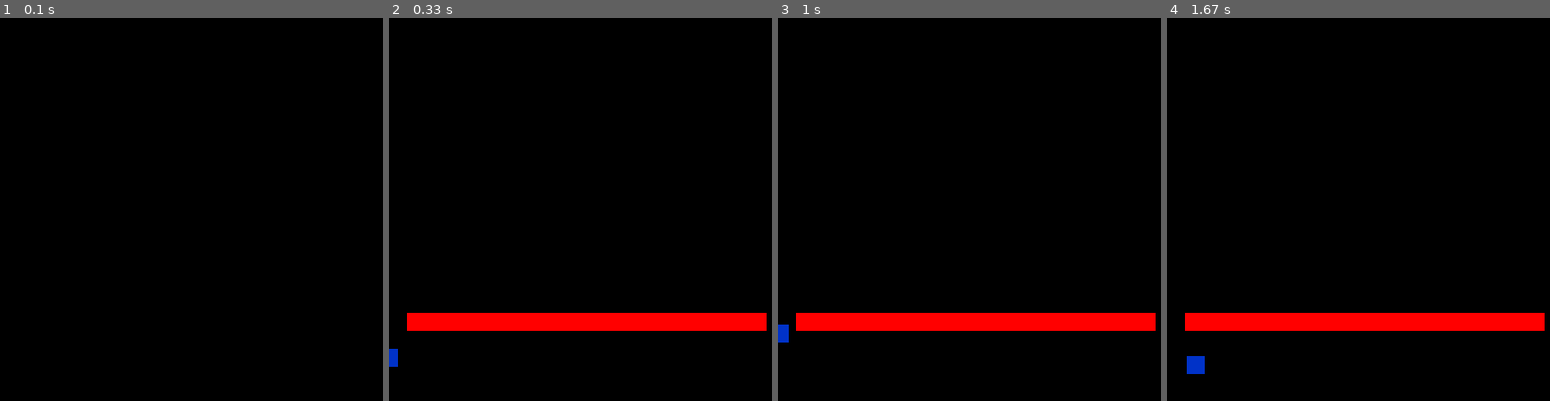
Above: before the commit, frames 1-4 (left to right).
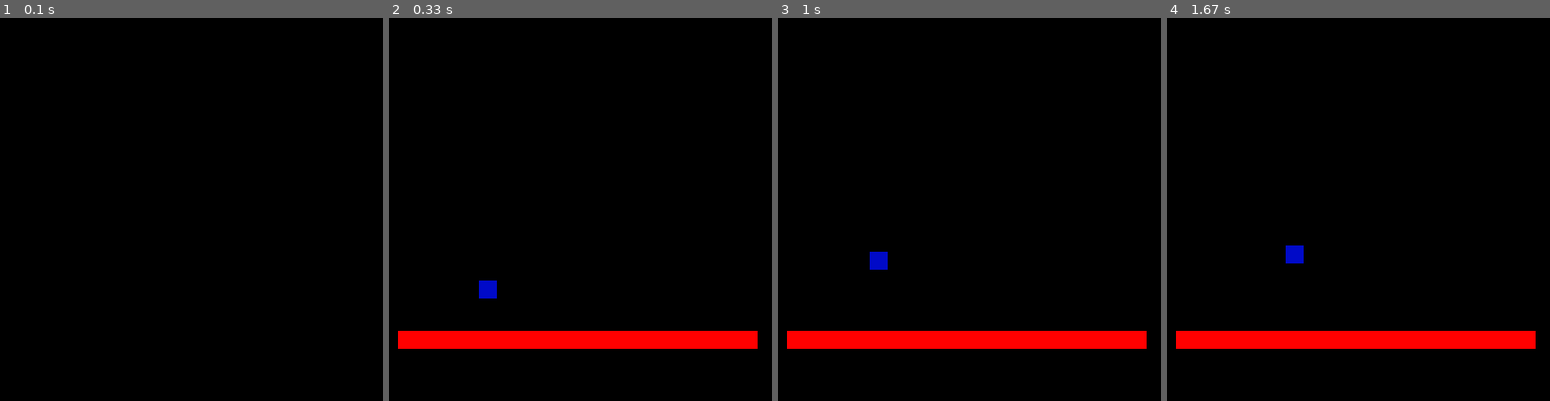
Above: after the commit, the same moments.

Repository: fille/pygameproto
Game: pygame game, started from pyplatform.py
The game is run twice, just before and just after one commit, with the same random seed, the same clock (stepped at 60 frames per second) and the same inputs. The source is Python 2; it was converted automatically to run under Python 3.
Inputs:
- Up to frame 1 (0.1 s): no input
- Up to frame 2 (0.33 s): no input
- Up to frame 3 (1 s): tap Space at 0.33, 0.73 s; hold Right from 0.67 s (still down)
- Up to frame 4 (1.67 s): release Right at 1.13 s; hold Right 1.17-1.63 s; tap Space at 1.23 s

Frame 1 is identical in both runs. In frame 2, 9.1% of the frame differs, in the area x 0-99%, y 68-92%; in frame 3, 9.2%; in frame 4, 9.3%, in the area x 2-99%, y 59-93%.

Commit message:
wall work and gubbe falling

Diff:
--- a/pyplatform.py
+++ b/pyplatform.py
@@ -25,7 +25,7 @@
 		self.image = pygame.Surface((20,20))
 		self.rect = self.image.get_rect();
 		self.rect.topleft = initial_position;
-		self.image.fill((0,50,200));
+		self.image.fill((0,10,200));
 		self.max_jump = 10;
 		self.jumpacc = 0.0;
 		self.jumpMe = 0
@@ -47,50 +47,54 @@
 			self.walk_acc += 0.1
 	def collide(self):
 		for wall in self.walls:
-			if self.rect.topleft[1] < wall.rect.bottomleft[1]:
-		  		self.typehit = 1
+			if self.rect.topleft[1] < wall.rect.bottomleft[1] and self.rect.topleft[0] < wall.rect.bottomright[0]:
+				if self.jumpMe  != 1 :
+					self.typehit = 1
+					self.jumpacc = -0.8
+			if self.rect.bottomleft[1] > wall.rect.topleft[1] and self.rect.bottomright[0] < wall.rect.topright[0]:
+				if self.jumpMe  != 1 :
+					self.jumpacc = 0
+
+
 
 
 	def update(self):
 
 		self.collide()
-		moveX = 0;
-		moveY = 0;
+		moveX = self.rect.center[0];
+		moveY = self.rect.center[1];
+		newdis = 0;
 		if self.jumpMe == 1:
-			if self.jumpacc > 0.0 :
-				if self.typehit == 1:
-					print "Hej"
-					self.jumpacc = 0.1
-				newdis= self.jumpacc * self.max_jump;
-				moveY += newdis
-				self.jumpacc -= 0.1
-				if self.jumpacc == 0:
-					self.jumpacc -=0.1
+				print self.jumpacc
+				if self.jumpacc > 0.0 :
+					newdis= self.jumpacc * self.max_jump;
 
-		        elif self.jumpacc < 0.0:
-				newdis= self.jumpacc * self.max_jump;
-				moveY += newdis
-				self.jumpacc -= 0.1
-				if self.jumpacc < -1.0:
-					self.jumpacc = 0
-					self.jumpMe = 0
+					self.jumpacc -= 0.1
+				if self.jumpacc < 0.0:
+					self.jumpMe  = 0
+
+
+
+		else:
+			newdis= self.jumpacc * self.max_jump;
+			self.jumpacc -= 0.1
 
 
 		newX = self.walk_acc * self.max_walk
 
-		moveY = self.rect.center[1] - moveY;
+		moveY = self.rect.center[1] - newdis;
 		if self.dir == 2:
 			moveX = self.rect.center[0] -newX;
 		elif self.dir == 1:
 			moveX = self.rect.center[0] +newX;
-		self.rect.center = (moveX,moveY)
+
 		if self.run == 0 :
 			if self.walk_acc > 0.1 :
 				self.walk_acc -= 0.1
 			if self.walk_acc < -0.1 :
 				print self.walk_acc
 				self.walk_acc += 0.1
-
+		self.rect.center = (moveX,moveY)
 		self.run = 0;
 		self.typehit = 0;
 
@@ -101,8 +105,8 @@
  background = pygame.Surface(screen.get_size())
  background = background.convert()
 
- walla = Wall((20,360),400)
- obj = Gubbe((100,400),[walla])
+ walla = Wall((10,380),400)
+ obj = Gubbe((100,300),[walla])
  sprites =  pygame.sprite.Group((obj,walla))
  running = True
  while(running):
